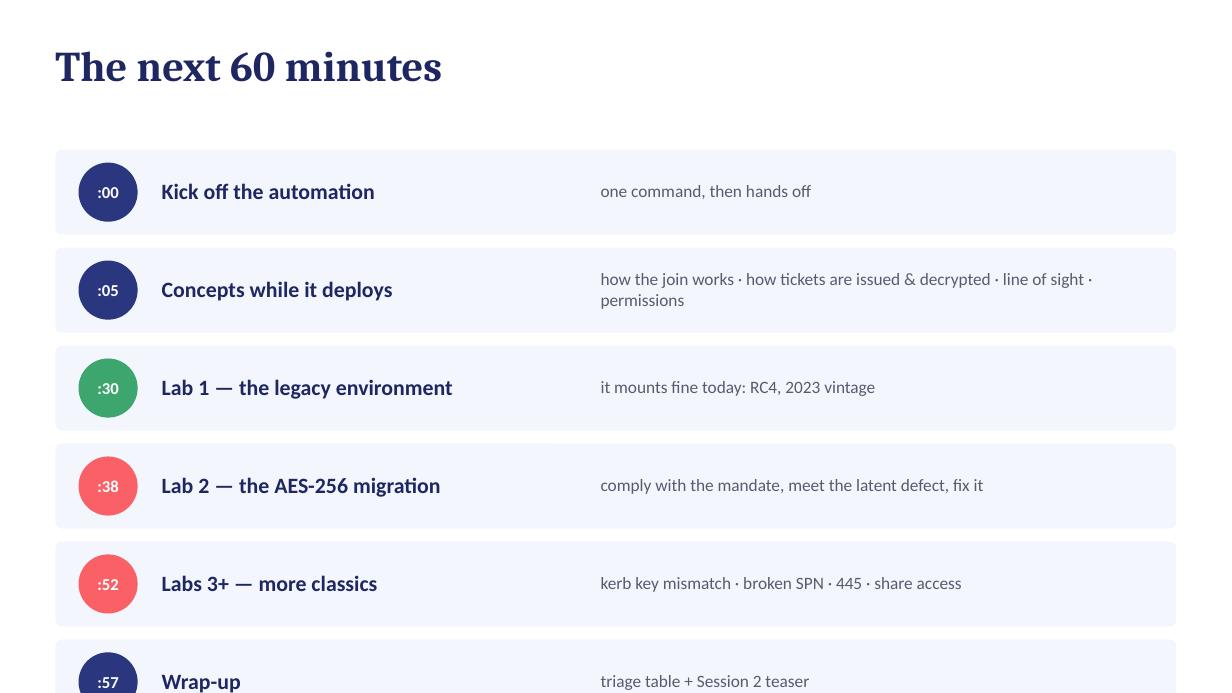
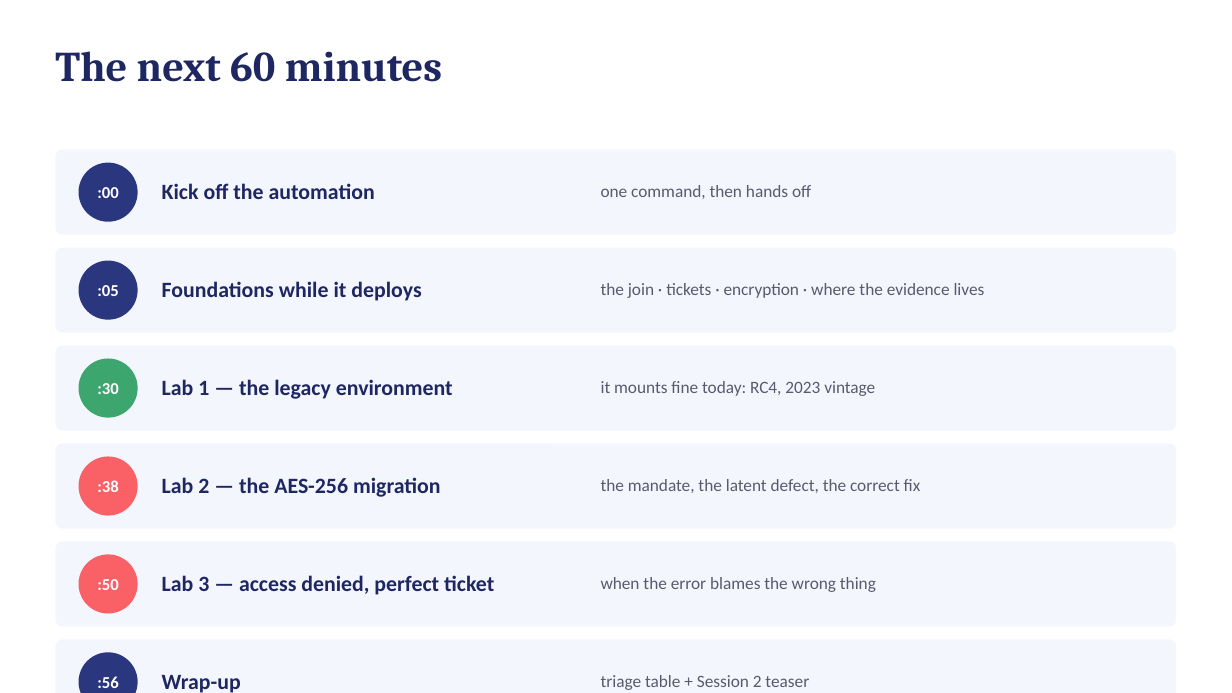
Before and after one commit to kmin1223/azfiles-lab, a slide deck: slide 3 of session1-adds-deck.pptx. Drawn at 1232x693 pixels with LibreOffice and Linux fonts; fonts in the diff are those of the drawing. Boxes give left, top, right and bottom in pixels: in the first picture for what was removed or moved away, otherwise in the second. Text is boxed around its words. In the diff, an @@ line names an element or a change of style, - is before the commit and + after.

```diff
--- a/session1-adds-deck.pptx
+++ b/session1-adds-deck.pptx
@@ text at [162, 281, 421, 301]: text changed @@
-Concepts while it deploys
+Foundations while it deploys
@@ text at [601, 283, 985, 298]: text changed @@
-how the join works · how tickets are issued & decrypted · line of sight · permissions
+the join · tickets · encryption · where the evidence lives
@@ text at [601, 479, 921, 493]: text changed @@
-comply with the mandate, meet the latent defect, fix it
+the mandate, the latent defect, the correct fix
@@ text in ellipse at [97, 579, 118, 590]: text changed @@
-:52
+:50
@@ text at [162, 575, 494, 595]: text changed @@
-Labs 3+ — more classics
+Lab 3 — access denied, perfect ticket
@@ text at [601, 577, 876, 592]: text changed @@
-kerb key mismatch · broken SPN · 445 · share access
+when the error blames the wrong thing
@@ text in ellipse at [97, 676, 118, 688]: text changed @@
-:57
+:56
```
Also in this commit, not shown: 4 other slides changed, 1 slide added, 7 other files.
